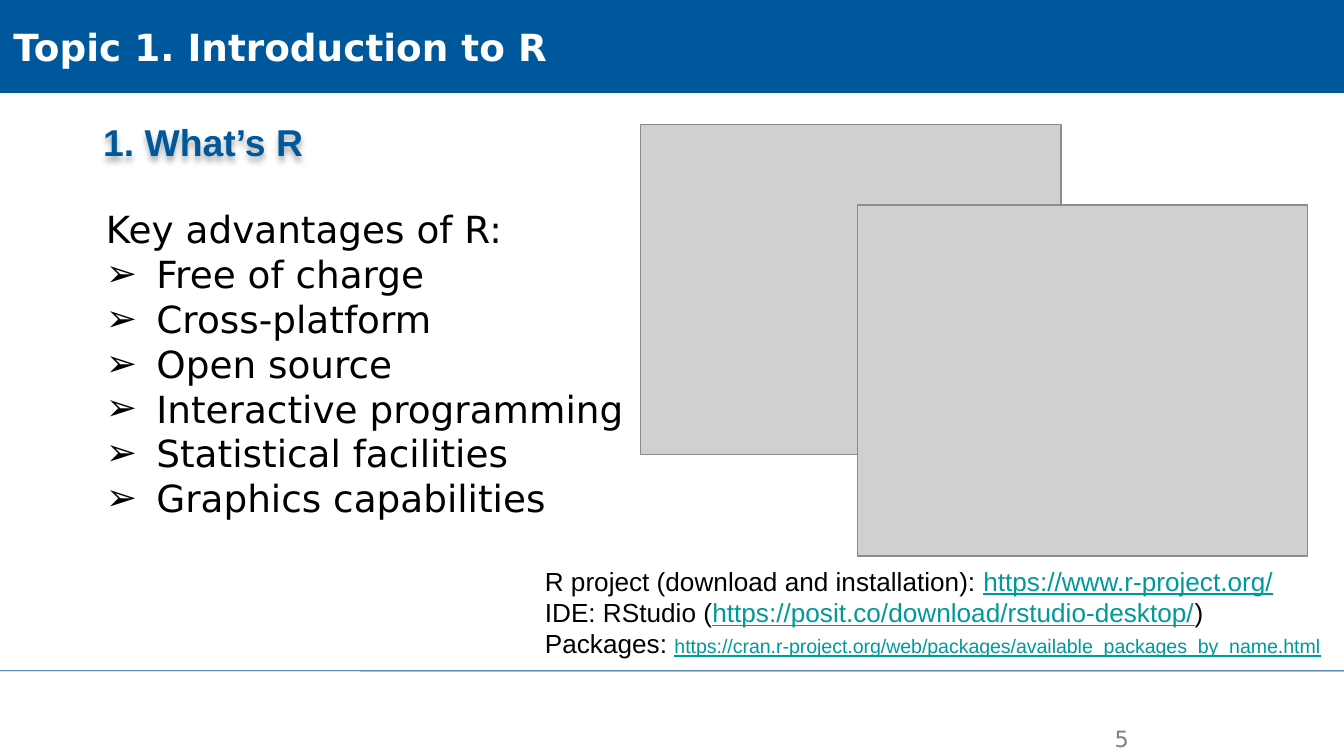
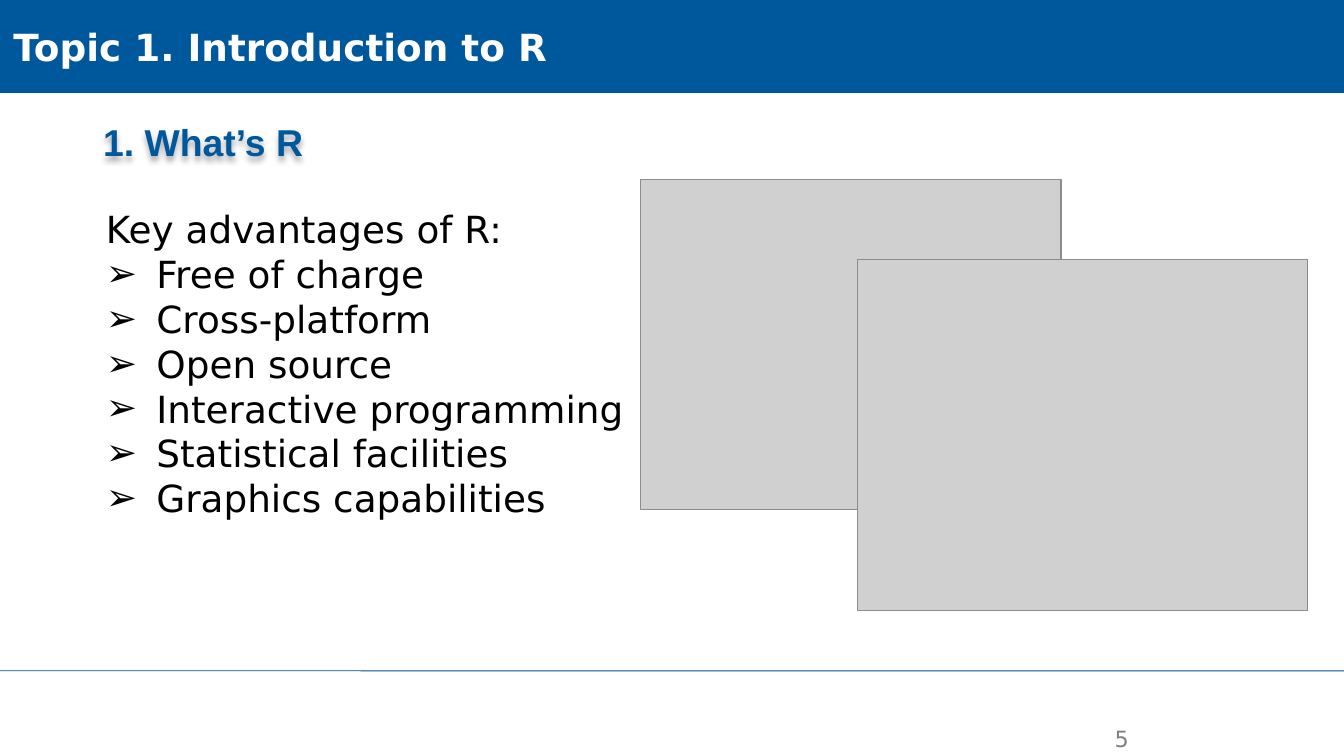
Before and after one commit to XiaoxiangGuanGFZ/FloodRiskSeminar, a slide deck: slide 5 of slides/FRS_exercise_R.pptx. Drawn at 1344x756 pixels with LibreOffice and Linux fonts; fonts in the diff are those of the drawing; grey boxes stand for pictures; background and template pictures are left out. Boxes give left, top, right and bottom in pixels: in the first picture for what was removed or moved away, otherwise in the second. Text is boxed around its words. In the diff, an @@ line names an element or a change of style, - is before the commit and + after.

Commit message:
update

```diff
--- a/slides/FRS_exercise_R.pptx
+++ b/slides/FRS_exercise_R.pptx
@@ picture: place and size @@
-picture at (640,125,1060,456)
+picture at (640,179,1060,509)
@@ picture: place and size @@
-picture at (857,204,1308,555)
+picture at (857,259,1308,610)
@@ text removed at (545,572,1320,659) @@
-R project (download and installation): https://www.r-project.org/
-IDE: RStudio (https://posit.co/download/rstudio-desktop/)
-Packages: https://cran.r-project.org/web/packages/available_packages_by_name.html
```
Also in this commit, not shown: 8 other slides changed, 1 slide added, 1 slide removed.
